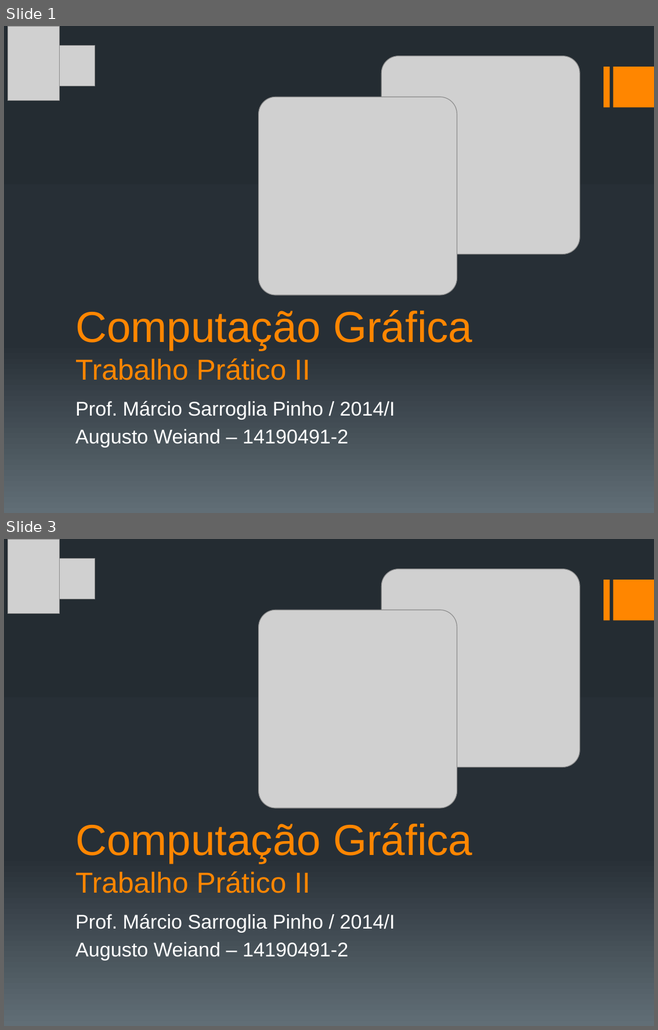
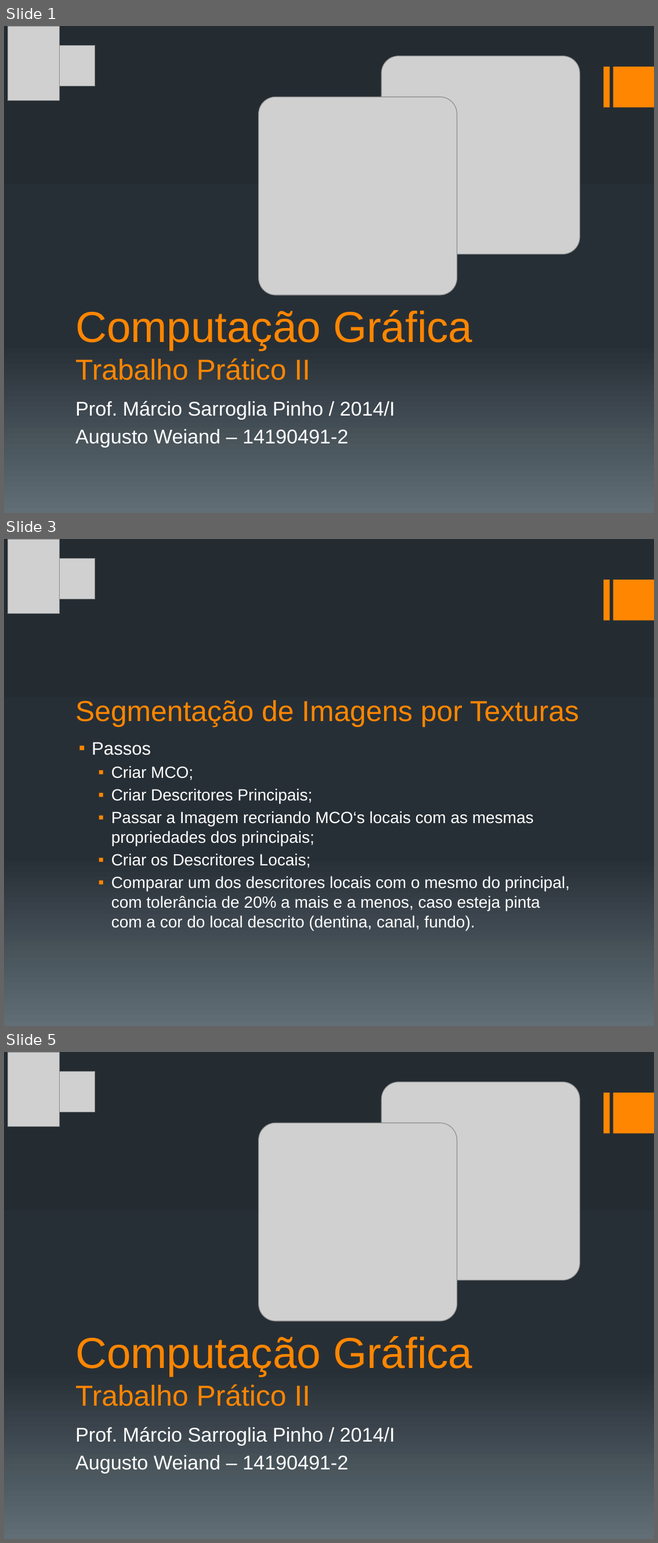
Before and after one commit to aweiand/SegmentaDente, a slide deck: Parte2/Apresentação.pptx. Shown one above the other, each under a label of ours: slides 1 and 3 before the commit, slides 1, 3 and 5 after it; the slides between them are not shown. The pictures are 658x1030 and 658x1543 pixels, drawn with LibreOffice and Linux fonts; fonts in the diff are those of the drawing; grey boxes stand for pictures. Boxes give left, top, right and bottom in pixels: in the first picture for what was removed or moved away, otherwise in the second. Text is boxed around its words. In the diff, an @@ line names an element or a change of style, - is before the commit and + after.

```diff
--- a/Parte2/Apresentação.pptx
+++ b/Parte2/Apresentação.pptx
@@ slide 3 added at (4, 539, 654, 1026), background gradient #242C33 to #273037 to #636D76; not listed: 2 template elements that a slide beside it also shows @@
@@ picture added at (8, 539, 59, 614) @@
@@ picture added at (59, 559, 95, 599) @@
@@ title added at (75, 700, 579, 727), 32 pt, text #FF8600 @@
+Segmentação de Imagens por Texturas
@@ text added at (92, 742, 570, 931), 18 pt, text #FFFFFF @@
+▪ Passos
+  ▪ Criar MCO;
+  ▪ Criar Descritores Principais;
+  ▪ Passar a Imagem recriando MCO‘s locais com as mesmas propriedades dos principais;
+  ▪ Criar os Descritores Locais;
+  ▪ Comparar um dos descritores locais com o mesmo do principal, com tolerância de 20% a mais e a menos, caso esteja pinta com a cor do local descrito (dentina, canal, fundo).
@@ what was slide 3 is now slide 5 @@
```
Also in this commit, not shown: 1 slide changed, 1 other slide added, 18 other files.
